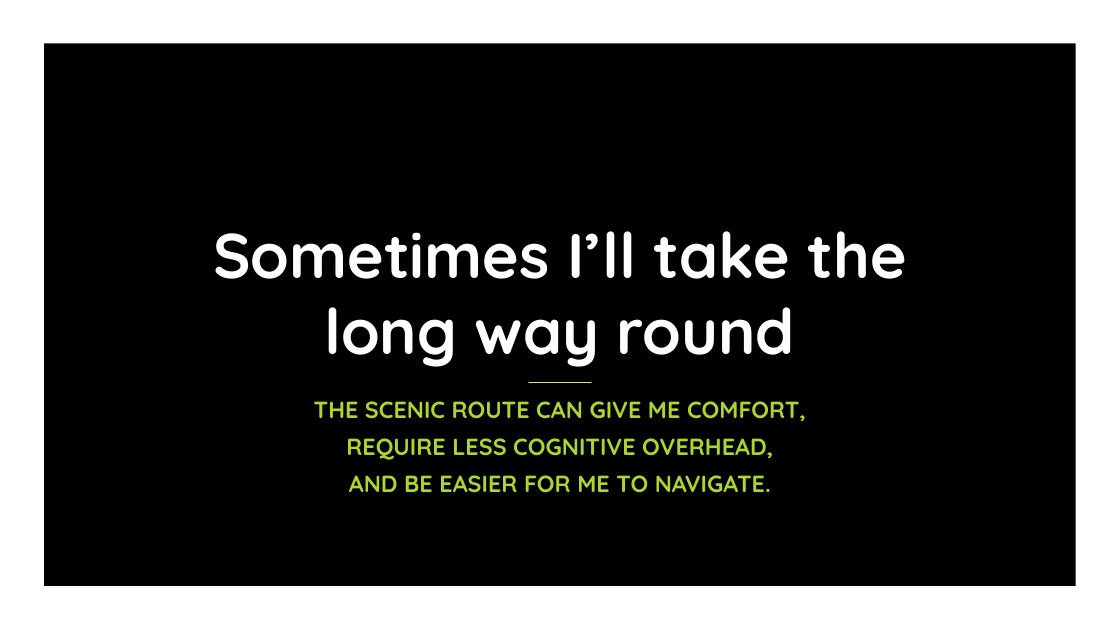
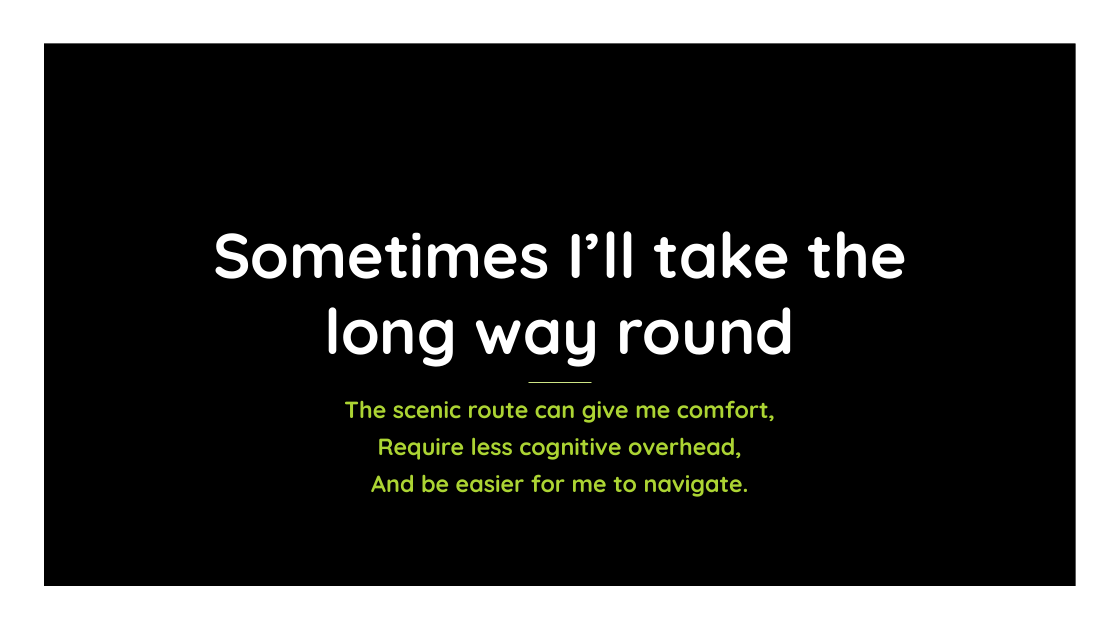
Before and after one commit to owenniblock/owenniblock, a slide deck: slide 26 of talks/id24 - ND Web Design.pptx. Drawn at 1120x630 pixels with LibreOffice and Linux fonts; fonts in the diff are those of the drawing; background and template pictures are left out. Boxes give left, top, right and bottom in pixels: in the first picture for what was removed or moved away, otherwise in the second. Text is boxed around its words. In the diff, an @@ line names an element or a change of style, - is before the commit and + after.

```diff
--- a/talks/id24 - ND Web Design.pptx
+++ b/talks/id24 - ND Web Design.pptx
@@ subtitle at box(344, 400, 775, 497): text changed @@
-THE SCENIC ROUTE CAN GIVE ME COMFORT,
-REQUIRE LESS COGNITIVE OVERHEAD,
-AND BE EASIER FOR ME TO NAVIGATE.
+The scenic route can give me comfort,
+Require less cognitive overhead,
+And be easier for me to navigate.
```
Also in this commit, not shown: 21 other slides changed.
